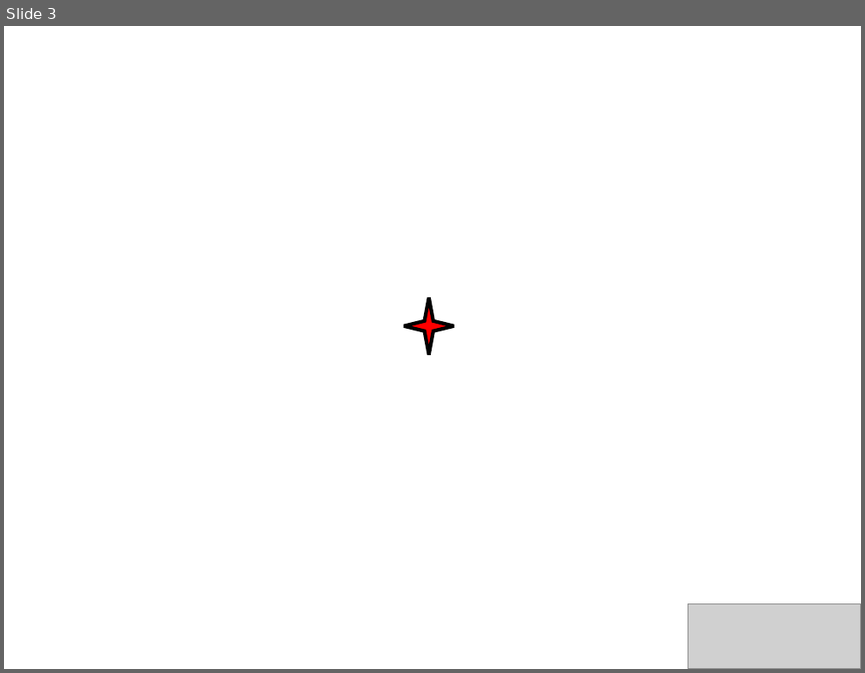
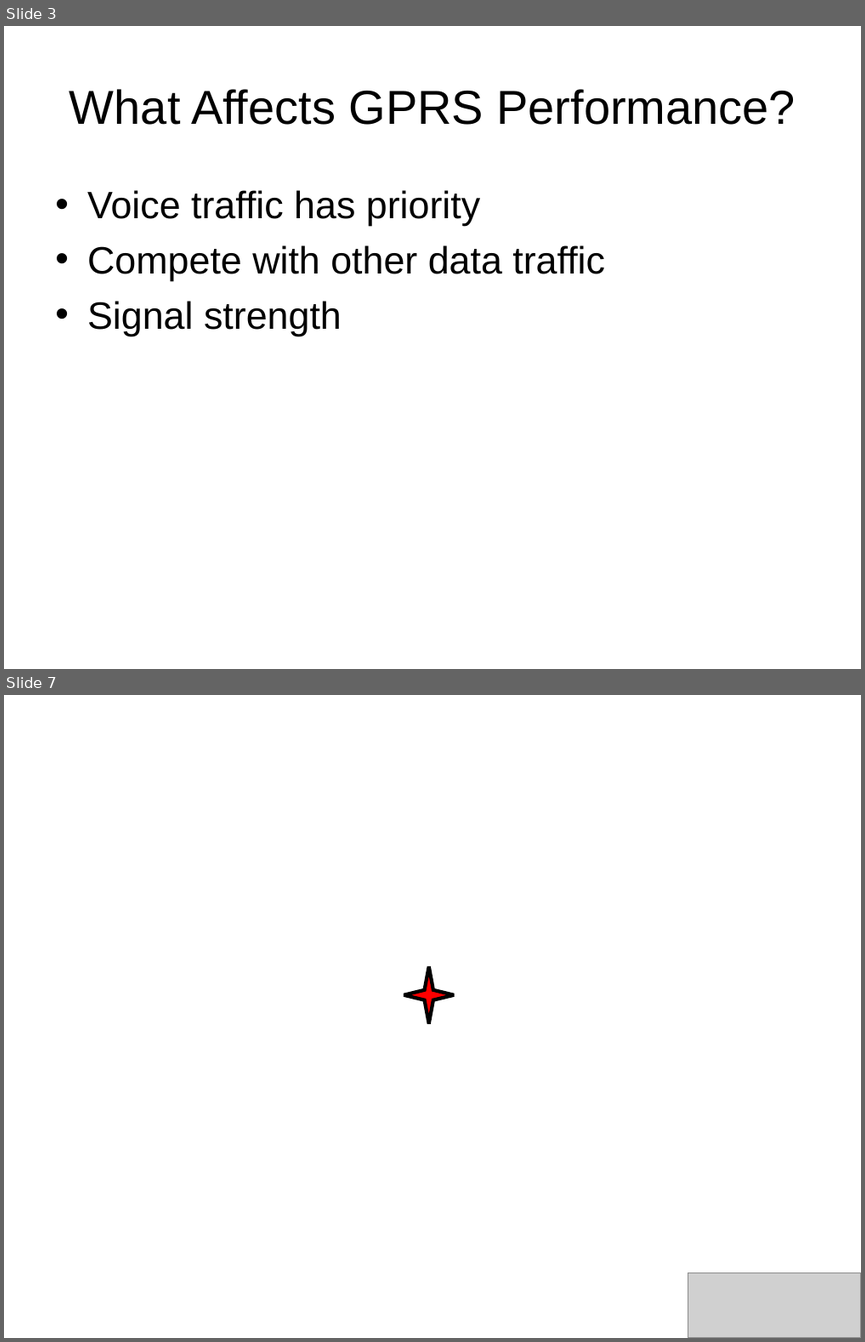
Before and after one commit to nesl/gprstest, a slide deck: presentation/Cingular GPRS Experiments.ppt. Shown one above the other, each under a label of ours: slide 3 before the commit, slides 3 and 7 after it; the slides between them are not shown. The pictures are 865x673 and 865x1342 pixels, drawn with LibreOffice and Linux fonts; fonts in the diff are those of the drawing; grey boxes stand for pictures; background and template pictures are left out. Boxes give left, top, right and bottom in pixels: in the first picture for what was removed or moved away, otherwise in the second. Text is boxed around its words. In the diff, an @@ line names an element or a change of style, - is before the commit and + after.

```diff
--- a/presentation/Cingular GPRS Experiments.ppt
+++ b/presentation/Cingular GPRS Experiments.ppt
@@ slide 3 added at box(4, 26, 861, 669), background #FFFFFF @@
@@ title added at box(69, 89, 794, 125), 40 pt, text #000000 @@
+What Affects GPRS Performance?
@@ text added at box(87, 190, 605, 336), 32 pt, text #000000 @@
+• Voice traffic has priority
+• Compete with other data traffic
+• Signal strength
@@ what was slide 3 is now slide 7 @@
```
Also in this commit, not shown: 4 slides changed, 13 other slides added, 5 slides removed.
